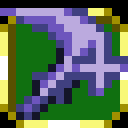
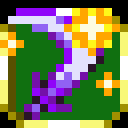
Two versions of the same layered image (128x128). Layer-by-layer changes:
painted on "Background" over (x1=0, y1=8, x2=128, y2=120)
